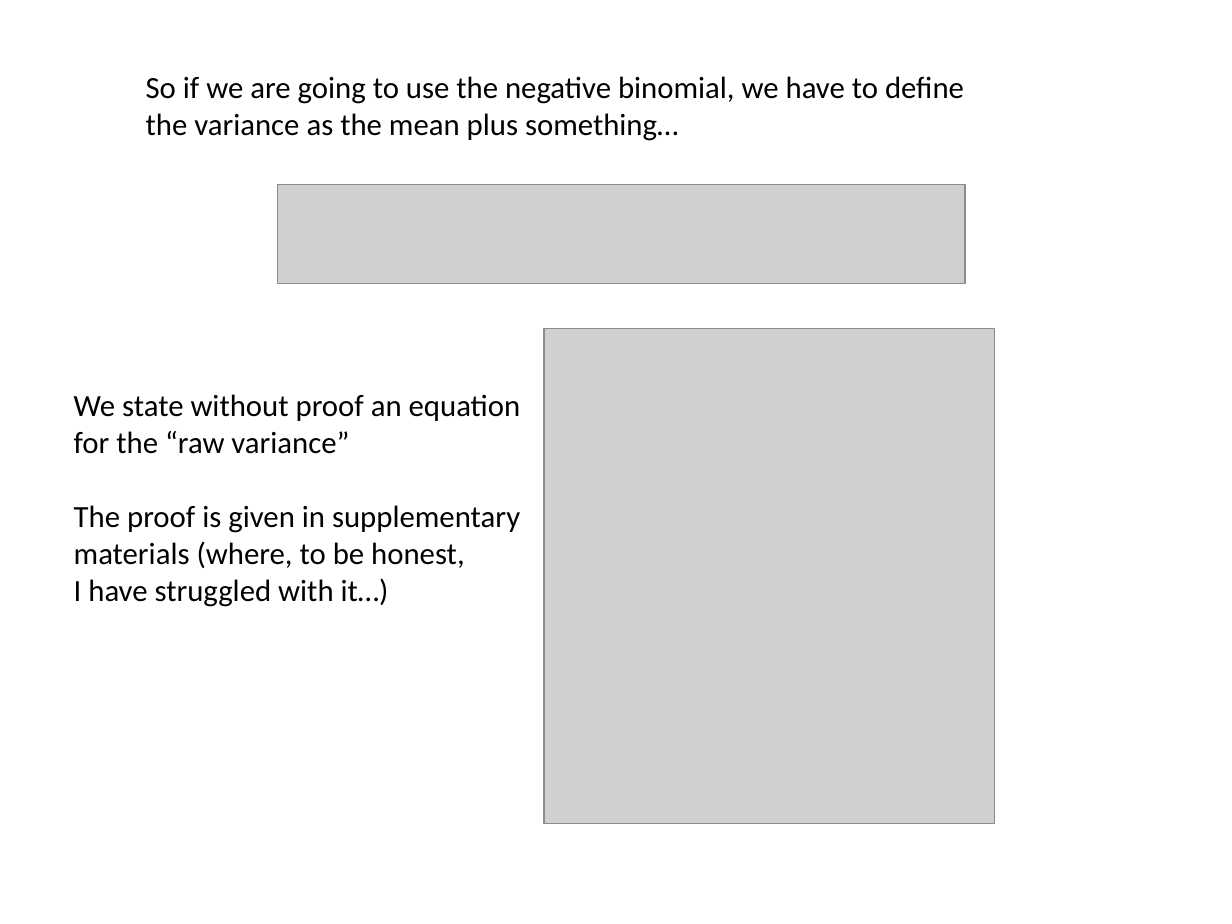
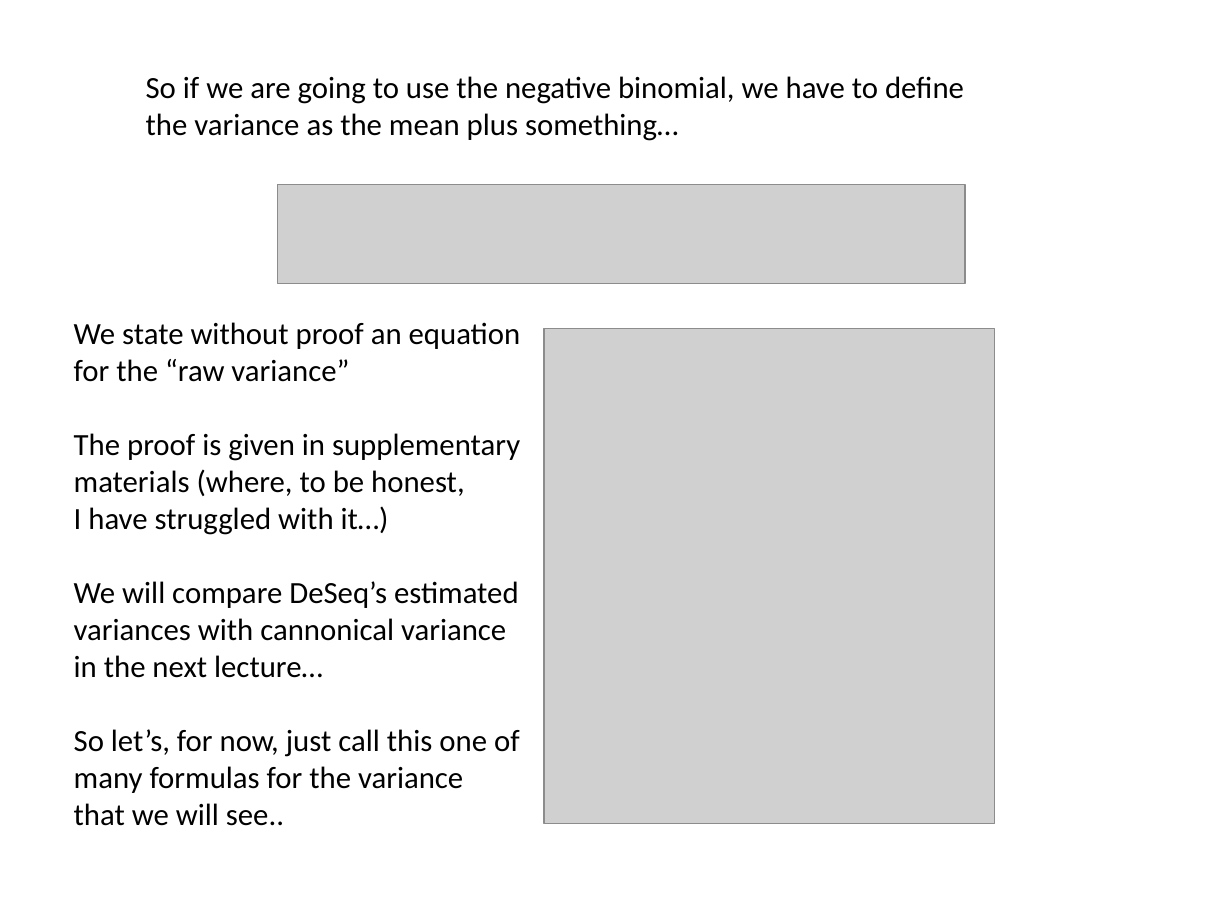
Before and after one commit to afodor/afodor.github.io, a slide deck: slide 28 of classes/stats2015/Lecture10.pptx. Drawn at 1232x924 pixels with LibreOffice and Linux fonts; fonts in the diff are those of the drawing; grey boxes stand for pictures. Boxes give left, top, right and bottom in pixels: in the first picture for what was removed or moved away, otherwise in the second. Text is boxed around its words. In the diff, an @@ line names an element or a change of style, - is before the commit and + after.

```diff
--- a/classes/stats2015/Lecture10.pptx
+++ b/classes/stats2015/Lecture10.pptx
@@ text "We state without proof an ..." moved from (x1=74, y1=394, x2=521, y2=607) to (x1=74, y1=322, x2=521, y2=826) @@
@@ text at (x1=74, y1=581, x2=520, y2=826): paragraphs added @@
+We will compare DeSeq’s estimated
+variances with cannonical variance
+in the next lecture…
+So let’s, for now, just call this one of
+many formulas for the variance
+that we will see..
```
Also in this commit, not shown: 1 other slide changed, 7 slides removed, 1 other file.
